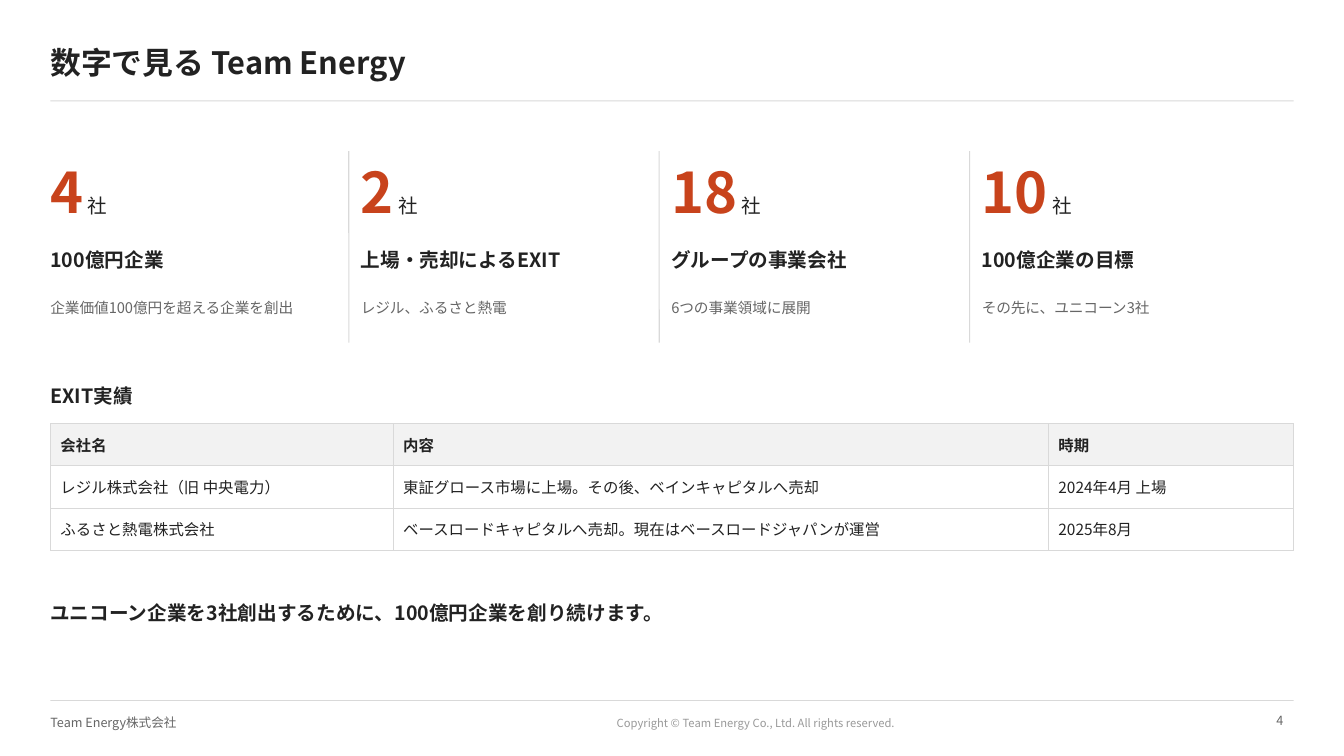
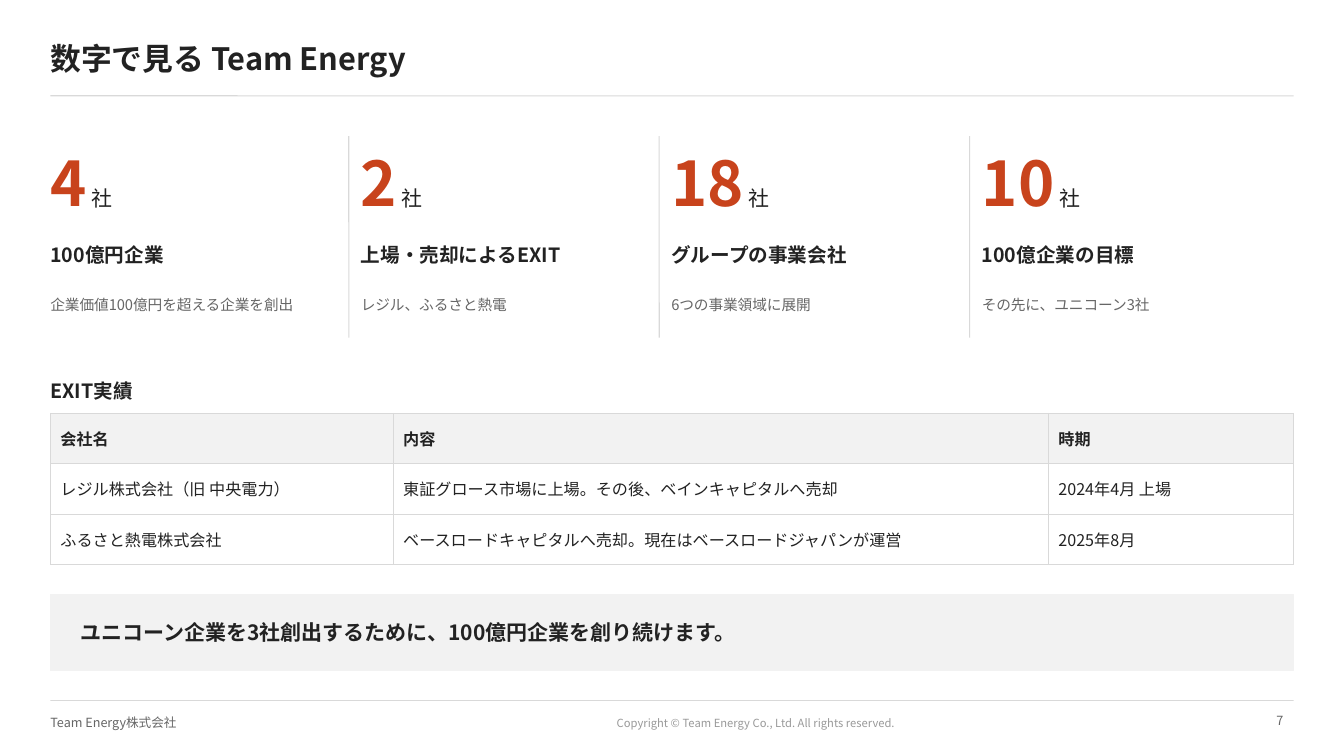
Before and after one commit to ttomoi-afk/desktop-tutorial, a slide deck: slide 7 of teamenergy/docs/TeamEnergy_会社紹介資料.pptx (slide 4 before the commit). Drawn at 1344x756 pixels with LibreOffice and Linux fonts; fonts in the diff are those of the drawing; background and template pictures are left out. Boxes give left, top, right and bottom in pixels: in the first picture for what was removed or moved away, otherwise in the second. Text is boxed around its words. In the diff, an @@ line names an element or a change of style, - is before the commit and + after.

```diff
--- a/teamenergy/docs/TeamEnergy_会社紹介資料.pptx
+++ b/teamenergy/docs/TeamEnergy_会社紹介資料.pptx
@@ title "数字で見る Team Energy": place and size @@
-title "数字で見る Team Energy" at bbox=[50, 47, 406, 82]
+title "数字で見る Team Energy" at bbox=[50, 43, 406, 78]
@@ 5 texts, 1 line: place and size @@
-5 texts, 1 line at bbox=[50, 101, 1294, 405]
+5 texts, 1 line at bbox=[50, 96, 1294, 400]
@@ text "4 社": place and size @@
-text "4 社" at bbox=[50, 171, 108, 215]
+text "4 社" at bbox=[50, 160, 112, 208]
@@ text "4 社" at bbox=[50, 160, 112, 208]: size 40 to 44 pt in "4"; size 14 to 15 pt in "社" @@
@@ line moved from (349, 151) - (349, 343) to (349, 136) - (349, 338) @@
@@ text "2 社": place and size @@
-text "2 社" at bbox=[361, 170, 418, 215]
+text "2 社" at bbox=[361, 159, 423, 208]
@@ text "2 社" at bbox=[361, 159, 423, 208]: size 40 to 44 pt in "2"; size 14 to 15 pt in "社" @@
@@ line moved from (659, 151) - (659, 343) to (659, 136) - (659, 338) @@
@@ text "18 社": place and size @@
-text "18 社" at bbox=[671, 171, 762, 215]
+text "18 社" at bbox=[671, 159, 770, 208]
@@ text "18 社" at bbox=[671, 159, 770, 208]: size 40 to 44 pt in "18"; size 14 to 15 pt in "社" @@
@@ line moved from (970, 151) - (970, 343) to (970, 136) - (970, 338) @@
@@ text "10 社": place and size @@
-text "10 社" at bbox=[982, 170, 1072, 215]
+text "10 社" at bbox=[982, 159, 1080, 208]
@@ text "10 社" at bbox=[982, 159, 1080, 208]: size 40 to 44 pt in "10"; size 14 to 15 pt in "社" @@
@@ table at bbox=[50, 413, 1294, 552] @@
@@ size 11 to 11.5 pt @@
@@ table: place and size @@
-table at bbox=[50, 423, 1294, 541]
+table at bbox=[50, 413, 1294, 552]
@@ rectangle added at bbox=[50, 595, 1294, 670], fill #F2F2F2, outline #F2F2F2 1 pt @@
@@ text "ユニコーン企業を3社創出するために、100億円企業を創り続けます。": place and size @@
-text "ユニコーン企業を3社創出するために、100億円企業を創り続けます。" at bbox=[50, 603, 663, 622]
+text "ユニコーン企業を3社創出するために、100億円企業を創り続けます。" at bbox=[81, 622, 736, 642]
@@ text "ユニコーン企業を3社創出するために、100億円企業を創り続けます。" at bbox=[81, 622, 736, 642]: size 14 to 15 pt @@
@@ page number at bbox=[1276, 716, 1283, 725]: text changed @@
-4
+7
```
Also in this commit, not shown: 11 other slides changed, 3 other files.
